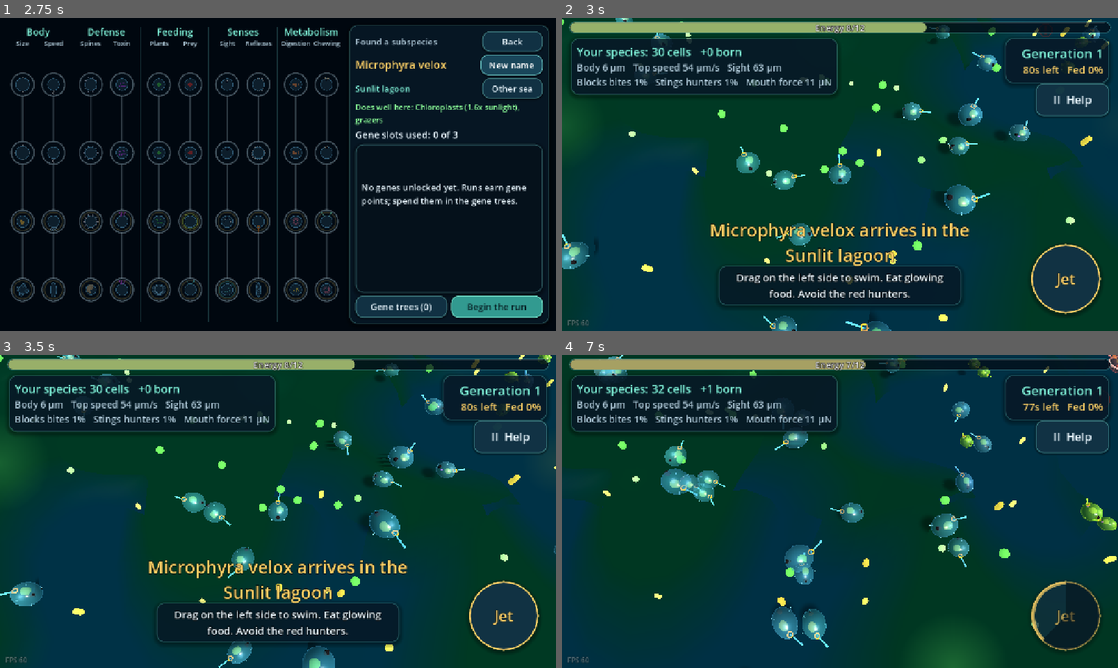
Above: before the commit, frames 1-4 (two rows, left to right).
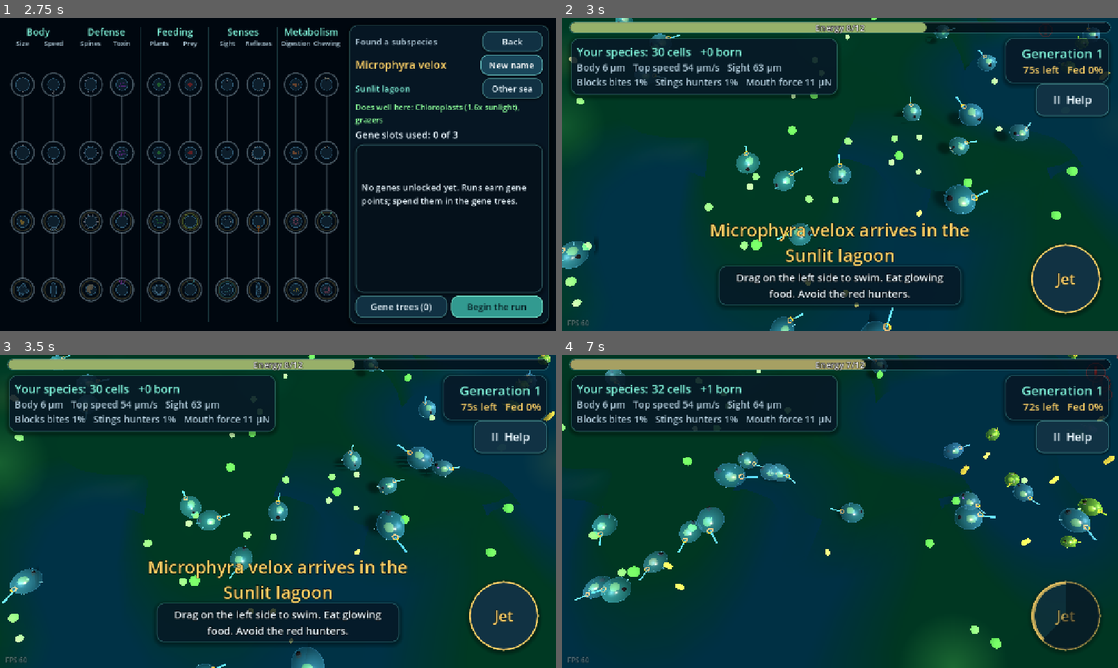
Above: after the commit, the same moments.

Repository: drag0nblad3/Sporelike-
Game: Godot game, scene res://scenes/main.tscn
Two runs of this game, one before a commit and one after it. Both use one fixed random seed, a clock stepped at 60 frames per second and the inputs below.
Inputs (mouse positions are in pixels of both pictures, inside the frame that each line leads up to):
- Up to frame 1 (2.75 s): click "New subspecies" at 0.5 s; click "New name" at 1.25 s; click "New name" at 2 s
- Up to frame 2 (3 s): click "Begin the run" at 2.75 s
- Up to frame 3 (3.5 s): no input
- Up to frame 4 (7 s): click "II Help" at 3.5 s; click "Resume" at 4.25 s; move the mouse to (962, 495) at 5.02 s; hold Right (ui_right) 5.03-5.75 s; tap Q at 5.1 s; click (962, 495) at 5.17 s; tap Space at 5.27 s; drag from (728, 527) to (812, 574) at 5.77 s; move the mouse to (895, 442) at 6.52 s; hold Right (ui_right) from 6.53 s (still down); tap R at 6.6 s

Frame 1 is identical in both runs. In frame 2, 2.6% of the frame differs, in the area x 0-99%, y 0-100%; in frame 3, 5.6%; in frame 4, 9.1%, in the area x 0-100%, y 0-94%.

Commit message:
Stage 1 feel: sounds, vibration, eating streaks, prize morsels, swallowing small cells, 75 s generations
Co-Authored-By: Claude Opus 5.5 <noreply@anthropic.com>
Claude-Session: https://claude.ai/code/session_01LRZhx17tU3SrgSyV6wd7Du

Diff:
--- /dev/null
+++ b/scripts/core/eat_streak.gd
@@ -0,0 +1,27 @@
+class_name EatStreak
+extends RefCounted
+## Counts meals eaten in quick succession. From the STARTS-th meal in a
+## row, each one gives STEP more energy than normal, up to MAX_BONUS.
+
+## Seconds allowed between meals before the streak breaks.
+const GAP := 1.5
+const STARTS := 3
+const STEP := 0.1
+const MAX_BONUS := 0.5
+
+var count := 0
+var _last := -100.0
+
+
+## Records a meal at this time (seconds) and returns the streak length.
+func note(now: float) -> int:
+	count = count + 1 if now - _last <= GAP else 1
+	_last = now
+	return count
+
+
+## Extra energy share for the current streak (0 below STARTS meals).
+func bonus() -> float:
+	if count < STARTS:
+		return 0.0
+	return minf(STEP * (count - STARTS + 1), MAX_BONUS)
--- a/scripts/core/habits.gd
+++ b/scripts/core/habits.gd
@@ -35,7 +35,7 @@
 const DIET_MIN_ENERGY := 3.0
 
 ## Seconds in the generation, for the timed habits.
-var length := 80.0
+var length := 75.0
 var amounts := {}
 var plant_energy := 0.0
 var prey_energy := 0.0
--- a/scripts/creatures/organism.gd
+++ b/scripts/creatures/organism.gd
@@ -7,6 +7,8 @@
 signal ate(amount: float)
 ## Energy made without eating (photosynthesis, chemosynthesis).
 signal absorbed(amount: float)
+## A hunter's bite failed: how says why (spines or toxin).
+signal bite_blocked(how: String)
 
 
 var genome: Genome
--- a/scripts/creatures/predator.gd
+++ b/scripts/creatures/predator.gd
@@ -56,8 +56,10 @@
 func try_bite(prey: Organism, rng: RandomNumberGenerator) -> void:
 	cooldown = BITE_COOLDOWN
 	if rng.randf() < prey.genome.armor():
+		prey.bite_blocked.emit("Spines blocked a bite!")
 		return
 	if rng.randf() < prey.genome.toxin() * lineage.sting_factor():
+		prey.bite_blocked.emit("Your toxin stung a hunter!")
 		cooldown = STUNG_COOLDOWN
 		avoid_toxin = minf(avoid_toxin, prey.genome.value_of("toxin") - 0.05)
 		return
--- a/scripts/creatures/species_cell.gd
+++ b/scripts/creatures/species_cell.gd
@@ -42,6 +42,9 @@
 	if threat and threat.wants(self):
 		_steer((me - threat.flat_pos()).normalized(), delta * 2.0)
 		AbilityCaster.defend(self, ecosystem, threat)
+		return
+	if CellEngulf.fears_player(self, ecosystem):
+		_steer((me - ecosystem.player.flat_pos()).normalized(), delta * 2.0)
 		return
 
 	_search_timer -= delta
--- a/scripts/player_director.gd
+++ b/scripts/player_director.gd
@@ -28,11 +28,18 @@
 var _smoke_timer := 0.5
 var _scent := ScentArrow.new()
 var _cues := SenseCues.new()
+var _feel := PlayerFeel.new()
+## Whether the player has been told it can swallow small cells.
+var _told_swallow := false
+var _swallow_check := 1.0
 
 
 func _ready() -> void:
 	add_child(_scent)
 	add_child(_cues)
+	add_child(_feel)
+	ecosystem.food.eaten.connect(_on_food_eaten)
+	ecosystem.player_swallowed.connect(_on_swallowed)
 	tracker.ecosystem = ecosystem
 	add_child(tracker)
 
@@ -47,6 +54,7 @@
 	player.setup(g, 8.0)
 	player.position = Vector3(at.x, 0.0, at.y)
 	player.died.connect(_on_player_died)
+	player.bite_blocked.connect(func(how: String) -> void: _feel.bite_blocked(player, how))
 	player.ate.connect(_on_player_ate)
 	player.absorbed.connect(func(amount: float) -> void: made_energy.emit(amount))
 	add_child(player)
@@ -78,6 +86,7 @@
 	camera.follow(player.position, player.radius(), delta)
 	hud.show_status(player.energy, Genome.FULL_ENERGY, player.genome.max_energy())
 	hud.show_abilities(player.genome, player.abilities)
+	_hint_swallowing(delta)
 	if smoke_test:
 		_smoke_abilities(delta)
 	for key in KEYS:
@@ -92,8 +101,18 @@
 
 ## Called from the HUD's ability buttons (and the keys in KEYS).
 func use(id: String) -> void:
-	if is_alive():
-		AbilityCaster.fire(player, id, ecosystem)
+	if is_alive() and AbilityCaster.fire(player, id, ecosystem):
+		_feel.ability(id)
+
+
+func _hint_swallowing(delta: float) -> void:
+	_swallow_check -= delta
+	if _told_swallow or _swallow_check > 0.0:
+		return
+	_swallow_check = 1.0
+	if CellEngulf.any_edible_near(ecosystem):
+		_told_swallow = true
+		hud.flash_message("That cell is under half your size: swim into it to swallow it", 4.0)
 
 
 func _smoke_abilities(delta: float) -> void:
@@ -106,6 +125,7 @@
 
 
 func _on_player_died(_org: Organism, cause: String) -> void:
+	_feel.died()
 	died.emit(cause)
 
 
@@ -113,5 +133,22 @@
 	ate.emit(amount)
 
 
+## Food pieces: the streak bonus, and the prize morsel fanfare.
+func _on_food_eaten(org: Organism, item: FoodItem, energy: float) -> void:
+	if org != player or not is_alive():
+		return
+	if item.prize:
+		_feel.prize(player, energy)
+	var extra := _feel.meal(player, energy)
+	if extra > 0.0:
+		# Added straight to the bar so it does not count as another meal.
+		player.energy = minf(player.energy + extra, player.genome.max_energy())
+		ate.emit(extra)
+
+
+func _on_swallowed(energy: float) -> void:
+	_feel.swallowed(player, energy)
+
+
 func _read_move_input() -> Vector2:
 	return TouchSteer.read(hud.joystick)
--- /dev/null
+++ b/scripts/ui/blip_sounds.gd
@@ -0,0 +1,63 @@
+class_name BlipSounds
+extends Node
+## Little sound effects made in code at startup, so the game needs no audio
+## files: soft chirps for eating, a sparkle for prize food, a gulp for
+## swallowing a cell, a whoosh for the Jet and a thud for a bite.
+
+const RATE := 22050
+const VOICES := 4
+
+var _sounds := {}
+var _players: Array[AudioStreamPlayer] = []
+var _next := 0
+
+
+func _ready() -> void:
+	# name: [start Hz, end Hz, seconds, volume, noise share]
+	var specs := {
+		"eat": [520.0, 880.0, 0.07, 0.35, 0.0],
+		"prize": [880.0, 1760.0, 0.25, 0.4, 0.0],
+		"swallow": [420.0, 120.0, 0.22, 0.5, 0.1],
+		"jet": [300.0, 900.0, 0.18, 0.25, 0.7],
+		"hit": [160.0, 60.0, 0.2, 0.6, 0.3],
+		"death": [300.0, 50.0, 0.6, 0.5, 0.2],
+	}
+	for key in specs:
+		var s: Array = specs[key]
+		_sounds[key] = _tone(float(s[0]), float(s[1]), float(s[2]), float(s[3]), float(s[4]))
+	for _i in VOICES:
+		var player := AudioStreamPlayer.new()
+		add_child(player)
+		_players.append(player)
+
+
+## Plays a sound; pitch above 1 is higher (the eating streak climbs).
+func play(sound: String, pitch: float = 1.0) -> void:
+	if not _sounds.has(sound):
+		return
+	var player := _players[_next]
+	_next = (_next + 1) % VOICES
+	player.stream = _sounds[sound]
+	player.pitch_scale = pitch * randf_range(0.95, 1.05)
+	player.play()
+
+
+static func _tone(f0: float, f1: float, seconds: float, volume: float,
+		noise: float) -> AudioStreamWAV:
+	var count := int(RATE * seconds)
+	var data := PackedByteArray()
+	data.resize(count * 2)
+	var phase := 0.0
+	for i in count:
+		var t := float(i) / count
+		phase += TAU * lerpf(f0, f1, t) / RATE
+		# Quick fade in, then a smooth fall away.
+		var env := minf(t * 25.0, 1.0) * (1.0 - t) * (1.0 - t)
+		var wave := sin(phase) * (1.0 - noise) + randf_range(-1.0, 1.0) * noise
+		data.encode_s16(i * 2, int(clampf(wave * env * volume, -1.0, 1.0) * 32767.0))
+	var wav := AudioStreamWAV.new()
+	wav.format = AudioStreamWAV.FORMAT_16_BITS
+	wav.mix_rate = RATE
+	wav.stereo = false
+	wav.data = data
+	return wav
--- a/scripts/ui/glossary.gd
+++ b/scripts/ui/glossary.gd
@@ -54,6 +54,14 @@
 [b]Shells[/b] (purple, prey): beds on glowing orange vents, often beside \
 trenches. Very rich, but need a strong mouth.
 [b]Motes[/b] (faint blue, plant): dark trenches. Hard to see, so they need keen sense.
+
+[b]Prize morsels[/b] (glowing gold): about 1 piece in 80 grows as a prize \
+worth 5 times the energy. It darts away fast, so it takes a chase or a Jet.
+[b]Eating streaks[/b]: eat pieces less than 1.5 s apart and from the 3rd in \
+a row each gives +10% energy, rising to +50%.
+[b]Swallowing cells[/b]: rival cells under 55% of your width can be \
+swallowed whole by swimming into them, for 1.5 energy plus 60% of the \
+energy they carried (digested as prey). Small rivals swim away from you.
 
 [b]Food grades[/b]: every piece is a little different. Bigger, darker pieces \
 are worth a bit more energy, but are much tougher to crack, harder to spot, \
--- /dev/null
+++ b/scripts/ui/haptics.gd
@@ -0,0 +1,10 @@
+class_name Haptics
+extends RefCounted
+## Short phone vibrations for game moments (eating, bites, jets, death).
+## Does nothing off mobile. The Android export asks for the vibrate
+## permission (export_presets.cfg).
+
+
+static func pulse(ms: int, strength: float = -1.0) -> void:
+	if OS.has_feature("mobile"):
+		Input.vibrate_handheld(ms, strength)
--- /dev/null
+++ b/scripts/ui/player_feel.gd
@@ -0,0 +1,61 @@
+class_name PlayerFeel
+extends Node
+## Makes the player's moments felt: a sound, a buzz of the phone and a
+## pop-up line for meals, eating streaks (EatStreak), prize morsels,
+## swallowed cells, blocked bites, the Jet and death. PlayerDirector calls it.
+
+const STREAK_COLOUR := Color(0.6, 1.0, 0.7)
+const PRIZE_COLOUR := Color(1.0, 0.85, 0.3)
+const SWALLOW_COLOUR := Color(1.0, 0.6, 0.5)
+const BLOCK_COLOUR := Color(0.7, 0.85, 1.0)
+
+var streak := EatStreak.new()
+var _sounds := BlipSounds.new()
+
+
+func _ready() -> void:
+	add_child(_sounds)
+
+
+## A normal meal. Returns the streak's extra energy for it.
+func meal(body: Organism, amount: float) -> float:
+	var count := streak.note(Time.get_ticks_msec() / 1000.0)
+	_sounds.play("eat", 1.0 + 0.06 * mini(count - 1, 10))
+	Haptics.pulse(12, 0.3)
+	var share := streak.bonus()
+	if share > 0.0:
+		_pop(body, "Streak x%d: +%d%% energy" % [count, roundi(share * 100.0)], STREAK_COLOUR)
+	return amount * share
+
+
+func prize(body: Organism, energy: float) -> void:
+	_sounds.play("prize")
+	Haptics.pulse(60, 0.7)
+	_pop(body, "Prize morsel! +%.1f energy" % energy, PRIZE_COLOUR)
+
+
+func swallowed(body: Organism, energy: float) -> void:
+	_sounds.play("swallow")
+	Haptics.pulse(80, 0.8)
+	_pop(body, "Swallowed a cell! +%.1f energy" % energy, SWALLOW_COLOUR)
+
+
+func bite_blocked(body: Organism, how: String) -> void:
+	_sounds.play("hit")
+	Haptics.pulse(120, 1.0)
+	_pop(body, how, BLOCK_COLOUR)
+
+
+func ability(id: String) -> void:
+	_sounds.play("jet" if id == "jet" else "hit", 1.6 if id != "jet" else 1.0)
+	Haptics.pulse(25, 0.5)
+
+
+func died() -> void:
+	_sounds.play("death")
+	Haptics.pulse(300, 1.0)
+
+
+func _pop(body: Organism, line: String, colour: Color) -> void:
+	if is_instance_valid(body) and body.get_parent():
+		PopText.show_at(body.get_parent(), body.position, line, colour)
--- /dev/null
+++ b/scripts/ui/pop_text.gd
@@ -0,0 +1,34 @@
+class_name PopText
+extends Label3D
+## A short line of text that pops up over a spot in the sea, drifts up and
+## fades out, such as "+12 energy" over a prize morsel.
+
+const LIFE := 1.2
+
+var _age := 0.0
+
+
+static func show_at(parent: Node, at: Vector3, text_line: String, colour: Color) -> void:
+	var pop := PopText.new()
+	pop.text = text_line
+	pop.modulate = colour
+	pop.position = at + Vector3(0.0, 1.0, 0.0)
+	parent.add_child(pop)
+
+
+func _ready() -> void:
+	billboard = BaseMaterial3D.BILLBOARD_ENABLED
+	fixed_size = true
+	pixel_size = 0.0012
+	font_size = 34
+	outline_size = 10
+	outline_modulate = Color(0.0, 0.05, 0.1, 0.8)
+	no_depth_test = true
+
+
+func _process(delta: float) -> void:
+	_age += delta
+	position.y += delta * 1.5
+	modulate.a = clampf(1.5 * (1.0 - _age / LIFE), 0.0, 1.0)
+	if _age >= LIFE:
+		queue_free()
--- /dev/null
+++ b/scripts/world/cell_engulf.gd
@@ -0,0 +1,57 @@
+class_name CellEngulf
+extends RefCounted
+## Lets the player swallow rival cells much smaller than itself (radius
+## under SIZE_RATIO of the player's). The rival dies and its body is
+## digested as prey food. Small rivals that see the player flee.
+
+const SIZE_RATIO := 0.55
+## Energy every swallowed cell is worth, plus this share of what it stored.
+const BASE := 1.5
+const KEEP := 0.6
+## How far away a small rival notices the player, beyond the player's size.
+const FEAR_RANGE := 4.0
+
+
+## The first time a rival small enough to eat is close, the player is told.
+static func any_edible_near(eco: Ecosystem) -> bool:
+	if not eco.rivals:
+		return false
+	for rival in eco.rivals.members():
+		if rival.alive and not rival.dormant and fears_player(rival, eco):
+			return true
+	return false
+
+
+static func can_swallow(eater: Organism, prey: Organism) -> bool:
+	return prey.radius() < eater.radius() * SIZE_RATIO
+
+
+## Swallows the first small rival the player touches. Returns the energy
+## gained (0 if none).
+static func check(eco: Ecosystem) -> float:
+	var me := eco.player
+	if not is_instance_valid(me) or not me.alive or me.stun_time > 0.0 or not eco.rivals:
+		return 0.0
+	var at := me.flat_pos()
+	for rival in eco.rivals.members():
+		if not rival.alive or rival.dormant or not can_swallow(me, rival):
+			continue
+		var reach := me.radius() + rival.radius() * 0.5
+		if at.distance_squared_to(rival.flat_pos()) > reach * reach:
+			continue
+		var gained := me.genome.digest(BASE + KEEP * maxf(rival.energy, 0.0), false)
+		rival.die("eaten")
+		me.eat(gained)
+		return gained
+	return 0.0
+
+
+## True when this rival cell is small enough to be eaten and the player is
+## close, so it should swim away.
+static func fears_player(cell: Organism, eco: Ecosystem) -> bool:
+	if not (cell is RivalCell) or not is_instance_valid(eco.player) or not eco.player.alive:
+		return false
+	var near := eco.player.radius() + FEAR_RANGE
+	if cell.flat_pos().distance_squared_to(eco.player.flat_pos()) > near * near:
+		return false
+	return can_swallow(eco.player, cell)
--- a/scripts/world/ecosystem.gd
+++ b/scripts/world/ecosystem.gd
@@ -5,6 +5,8 @@
 
 signal species_changed
 signal member_died(cause: String)
+## The player swallowed a smaller rival cell (CellEngulf).
+signal player_swallowed(energy: float)
 
 const START_POPULATION := 30
 const MAX_POPULATION := 100
@@ -68,6 +70,9 @@
 		_feed(org, delta)
 	food.startle_near(prey)
 	_hunt(prey)
+	var swallowed := CellEngulf.check(self)
+	if swallowed > 0.0:
+		player_swallowed.emit(swallowed)
 	_reproduce()
 
 
--- a/scripts/world/food_field.gd
+++ b/scripts/world/food_field.gd
@@ -201,6 +201,9 @@
 		item.energy *= FoodPatch.HIDDEN_RICHNESS
 	var key := "%s%d%s" % [kind.id, item.tier(), "h" if patch.hidden else ""]
 	item.material_override = _materials[key]
+	PrizeFood.roll(item, rng)
+	if item.prize:
+		item.material_override = PrizeFood.material()
 	item.position = Vector3(p.x, 0.0, p.y)
 	add_child(item)
 	_grid.add(item)
--- a/scripts/world/food_item.gd
+++ b/scripts/world/food_item.gd
@@ -28,6 +28,8 @@
 
 ## Seconds left paralyzed by Toxicysts: it cannot dart or drift.
 var stunned := 0.0
+## A rare glowing prize morsel (see PrizeFood).
+var prize := false
 var _phase := 0.0
 var _drift_dir := Vector2.ZERO
 var _drift_timer := 0.0
@@ -63,6 +65,12 @@
 	drift_speed = kind.drift_speed * lerpf(0.25, 1.3, grade)
 	agility = lerpf(0.25, 1.0, grade)
 	_base_scale = lerpf(0.75, 1.35, grade)
+	scale = Vector3.ONE * _base_scale
+
+
+## Draws this piece bigger (prize morsels).
+func enlarge(factor: float) -> void:
+	_base_scale *= factor
 	scale = Vector3.ONE * _base_scale
 
 
--- a/scripts/world/generation_cycle.gd
+++ b/scripts/world/generation_cycle.gd
@@ -6,10 +6,10 @@
 signal ended(stats: GenerationStats)
 
 ## Seconds per generation. CI's smoke test shortens it.
-var length := 80.0
+var length := 75.0
 var ecosystem: Ecosystem
 var number := 0
-var time_left := 80.0
+var time_left := 75.0
 var stats: GenerationStats
 var running := false
 
--- /dev/null
+++ b/scripts/world/prize_food.gd
@@ -0,0 +1,33 @@
+class_name PrizeFood
+extends RefCounted
+## Rare glowing prize morsels: CHANCE of new food pieces is worth MULTIPLIER
+## times the energy, glows gold so it is easy to spot, and darts away fast
+## when anything comes near, so catching one takes a chase (or the Jet).
+
+const CHANCE := 0.012
+const MULTIPLIER := 5.0
+const FLEE_SPEED := 6.5
+const COLOUR := Color(1.0, 0.82, 0.25)
+
+static var _material: StandardMaterial3D
+
+
+static func roll(item: FoodItem, rng: RandomNumberGenerator) -> void:
+	if rng.randf() >= CHANCE:
+		return
+	item.prize = true
+	item.energy *= MULTIPLIER
+	item.visibility = 1.0
+	item.flee_speed = maxf(item.flee_speed, FLEE_SPEED)
+	item.agility = 1.0
+	item.enlarge(1.4)
+
+
+static func material() -> StandardMaterial3D:
+	if _material == null:
+		_material = StandardMaterial3D.new()
+		_material.albedo_color = COLOUR
+		_material.emission_enabled = true
+		_material.emission = COLOUR
+		_material.emission_energy_multiplier = 2.5
+	return _material
Not shown, changed: export_presets.cfg
